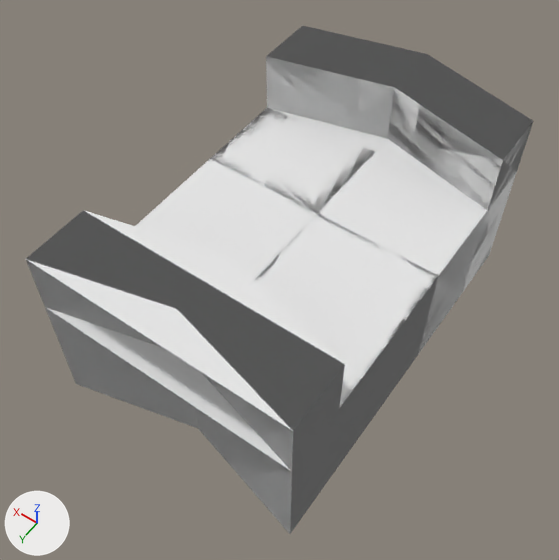
What one commit did to the glTF model Models/segment_bent_right.glb.
Both versions are drawn from a camera (50 mm lens) standing at (-0.514, 2.156, 2.084) and looking at (0.525, 0.701, -0.202). The lights are fixed; the arrows at lower left show +X, +Y and +Z. Vertices at the same position are counted once.
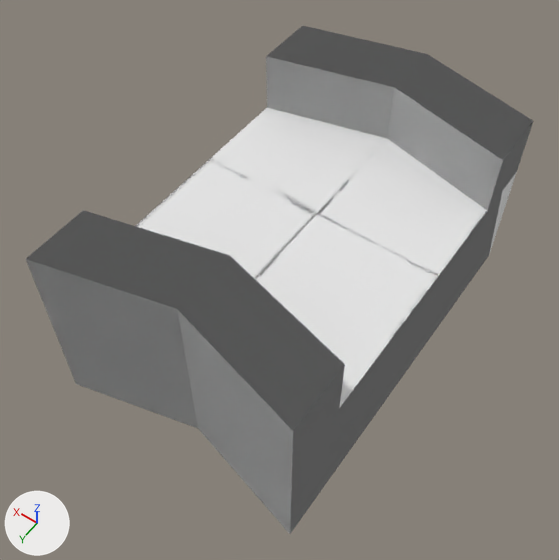
The newer file is also turned or shifted as a whole; pictures and numbers use the older file's frame.

Location of each change, (x1, y1, x2, y2) in pixels of the pictures (559 x 560 px; the box of a moved part takes in the faces that stretch with it):
```json
{"part": 1, "of": "me_mesh_0", "change": "moved or reshaped", "before": [210, 87, 487, 210], "after": [212, 88, 487, 210]}
{"part": 2, "of": "me_mesh_0", "change": "moved or reshaped", "before": [26, 213, 342, 471], "after": [26, 210, 345, 431]}
```

Edits to the scene script, one JSON object a line:
```json
{"block": "me_mesh_0", "where": "# used by ob_default; location = (0.0, 0.0, 0.0)"}
{"block": "me_mesh_0", "where": "# verts and faces of me_mesh_0; kept vertices keep their numbers, new ones are numbered from 55"}
{"block": "me_mesh_0", "where": "# before: 0 (0.5, 0.0, 0.0) at pixel (387, 138), 1 (1.0, 0.5, 0.0) at pixel (210, 158), 3 (1.0, 0.12, 0.0) at pixel (266, 107), 21 (0.0, -0.13, 0.0) at pixel (516, 171), 22 (0.0, -0.13, -0.5) at pixel (488, 255)"}
{"block": "me_mesh_0", "where": "# before: 23 (0.0, 0.12, 0.0) at pixel (487, 210), 24 (0.0, 0.0, 0.0) at pixel (502, 190), 39 (0.5, 0.0, 0.25) at pixel (394, 87), 54 (0.5, 0.0, 0.0) at pixel (387, 138)"}
{"op": "remove", "block": "me_mesh_0", "code": "me_mesh_0.from_pydata(...)  # 55 vertices, 185 faces; spans x 0.0..1.0, y -0.25..1.37, z -0.5..0.25"}
{"op": "add", "block": "me_mesh_0", "code": "me_mesh_0.from_pydata(...)  # 52 vertices, 185 faces; spans x 0.0..1.0, y -0.25..1.37, z -0.5..0.25"}
{"block": "me_mesh_0", "change": "me_mesh_0 part 1"}
{"op": "add", "block": "me_mesh_0", "code": "delete_vertices([54])  # with the faces that use them"}
{"op": "add", "block": "me_mesh_0", "code": "delete_faces([(0, 3, 1), (21, 24, 22)])"}
{"op": "add", "block": "me_mesh_0", "code": "verts[55] = (1.0, 0.12, 0.0)  # pixel (266, 107)"}
{"op": "add", "block": "me_mesh_0", "code": "faces += [(0, 39, 23), (21, 22, 24), (0, 55, 1)]"}
{"block": "me_mesh_0", "change": "me_mesh_0 part 2"}
{"block": "me_mesh_0", "change": "3 vertices are removed from x 0.5, y 1.12..1.37, z 0.0..0.25"}
{"block": "me_mesh_0", "change": "7 faces are deleted"}
{"block": "me_mesh_0", "change": "7 new faces join them"}
```
